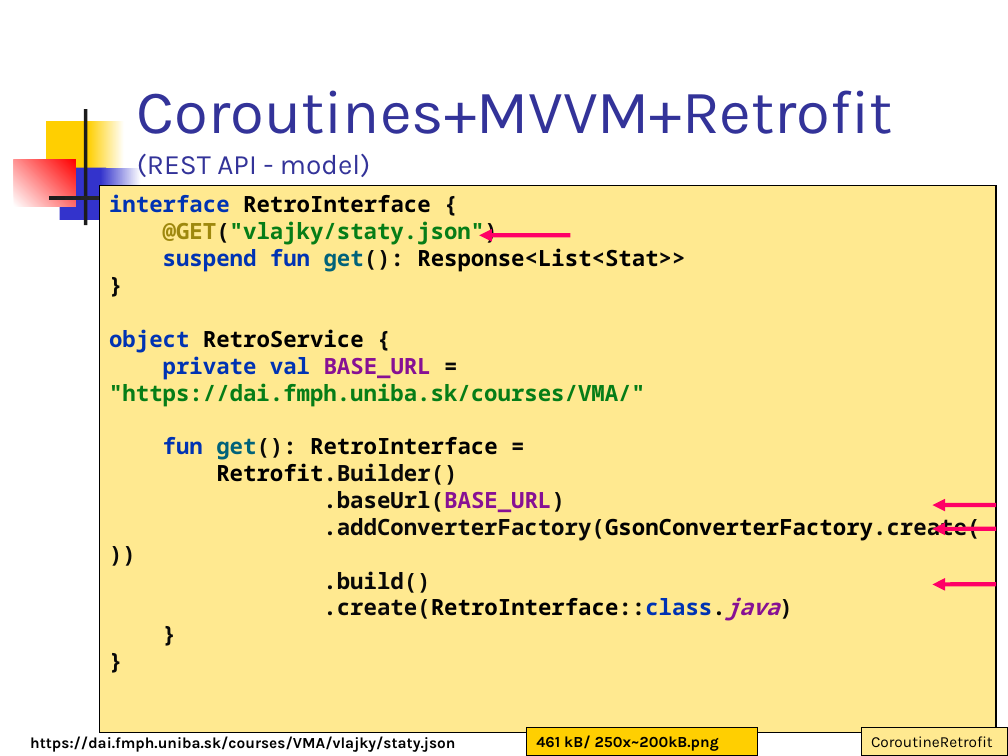
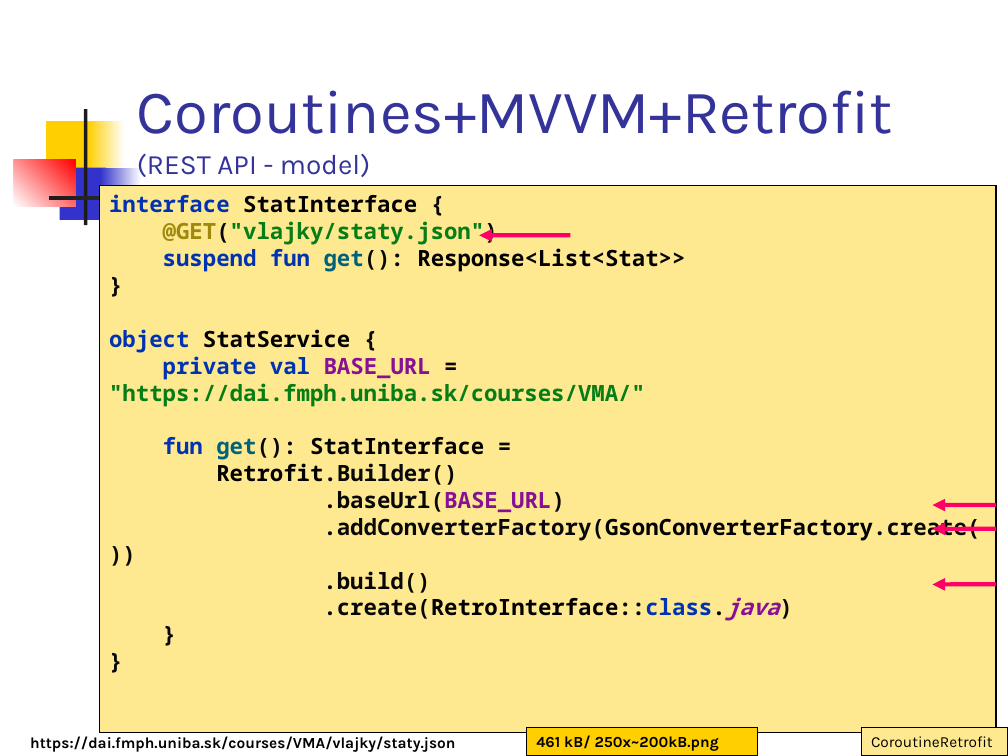
Before and after one commit to vmandro/Prednasky, a slide deck: slide 39 of 10/10_Android.ppt (slide 38 before the commit). Drawn at 1008x756 pixels with LibreOffice and Linux fonts; fonts in the diff are those of the drawing. Boxes give left, top, right and bottom in pixels: in the first picture for what was removed or moved away, otherwise in the second. Text is boxed around its words. In the diff, an @@ line names an element or a change of style, - is before the commit and + after.

```diff
--- a/10/10_Android.ppt
+++ b/10/10_Android.ppt
@@ text in rectangle at (109, 194, 980, 621): text changed @@
-interface RetroInterface {
-@GET("vlajky/staty.json")
-suspend fun get(): Response<List<Stat>>
-}
-object RetroService {
-private val BASE_URL = "https://dai.fmph.uniba.sk/courses/VMA/"
-fun get(): RetroInterface =
-Retrofit.Builder()
-.baseUrl(BASE_URL)
-.addConverterFactory(GsonConverterFactory.create())
-.build()
-.create(RetroInterface::class.java)
-}
-}
+interface StatInterface {
+@GET("vlajky/staty.json")
+suspend fun get(): Response<List<Stat>>
+}
+object StatService {
+private val BASE_URL = "https://dai.fmph.uniba.sk/courses/VMA/"
+fun get(): StatInterface =
+Retrofit.Builder()
+.baseUrl(BASE_URL)
+.addConverterFactory(GsonConverterFactory.create())
+.build()
+.create(RetroInterface::class.java)
+}
+}
```
Also in this commit, not shown: 26 other slides changed, 1 slide added, 1 slide removed, 2 other files.
